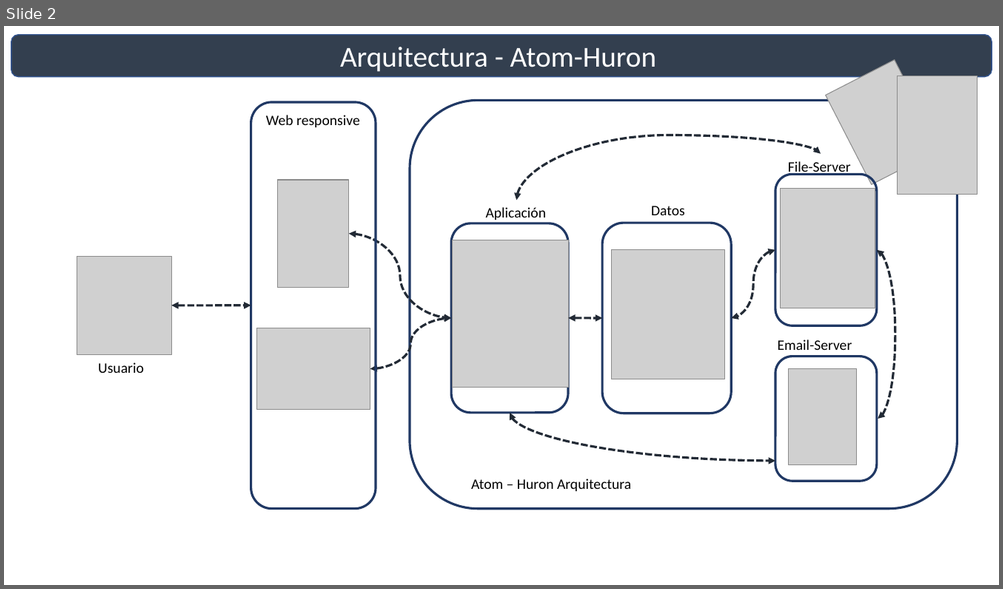
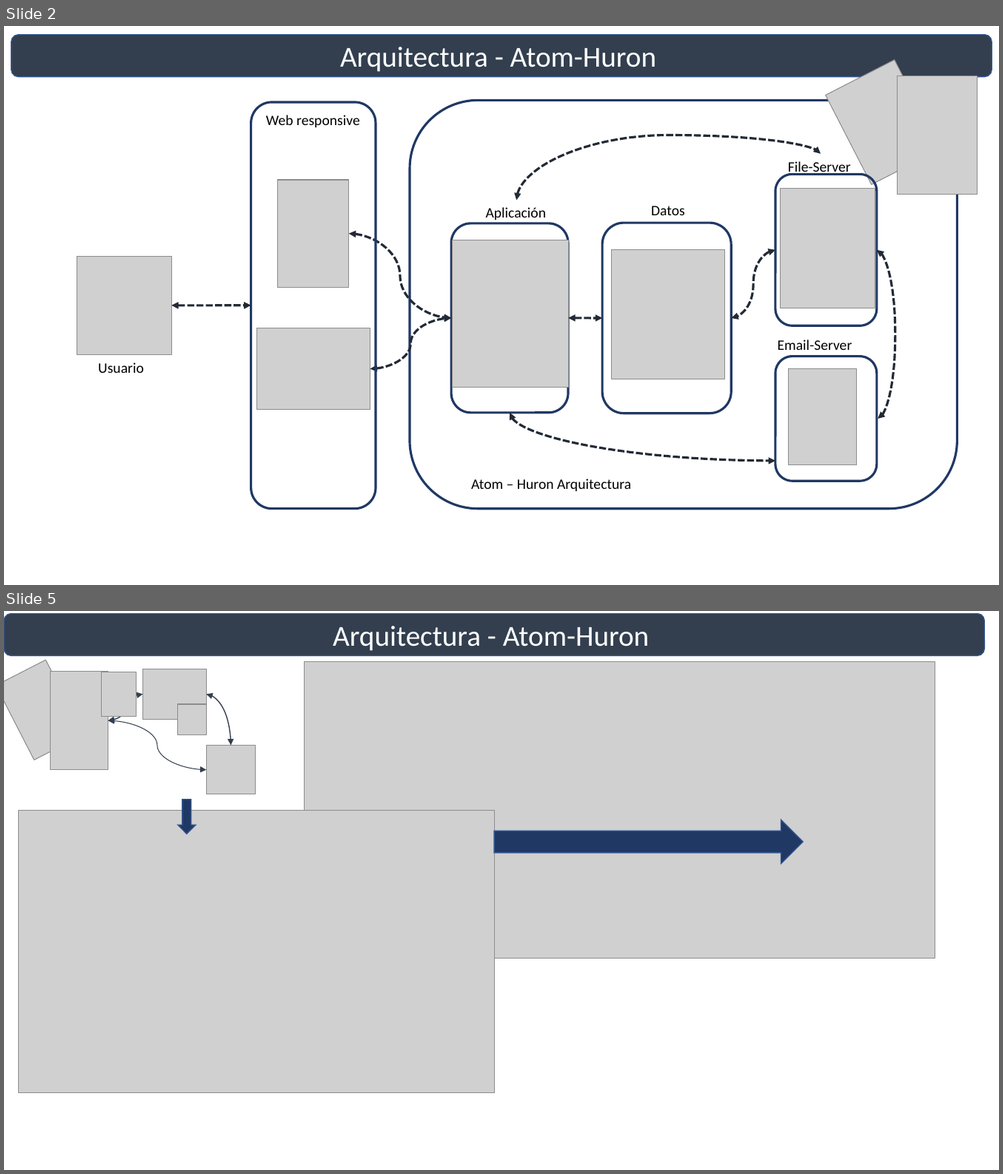
Before and after one commit to FerneyToledo/AtomHuron, a slide deck: Documentación/Sprint 5/MVC - Arquitectura - AtomHuron.pptx. Shown one above the other, each under a label of ours: slide 2 before the commit, slides 2 and 5 after it; the slides between them are not shown. The pictures are 1003x589 and 1003x1174 pixels, drawn with LibreOffice and Linux fonts; fonts in the diff are those of the drawing; grey boxes stand for pictures. Boxes give left, top, right and bottom in pixels: in the first picture for what was removed or moved away, otherwise in the second. Text is boxed around its words. In the diff, an @@ line names an element or a change of style, - is before the commit and + after.

```diff
--- a/Documentación/Sprint 5/MVC - Arquitectura - AtomHuron.pptx
+++ b/Documentación/Sprint 5/MVC - Arquitectura - AtomHuron.pptx
@@ slide 5 added at [4, 611, 999, 1170], background #FFFFFF @@
@@ rounded rectangle added at [4, 613, 984, 655], fill #333F50, outline #325491 1 pt, 28 pt, text #FFFFFF @@
+Arquitectura - Atom-Huron
@@ picture added at [4, 660, 84, 760] @@
@@ picture added at [51, 672, 108, 770] @@
@@ picture added at [102, 672, 136, 717] @@
@@ picture added at [143, 669, 206, 720] @@
@@ picture added at [304, 662, 935, 959] @@
@@ curved double arrow added from (108, 721) to (143, 695), #333F50 1 pt @@
@@ curved double arrow added from (231, 745) to (206, 695), #333F50 1 pt @@
@@ curved double arrow added from (108, 721) to (206, 770), #333F50 0.75 pt @@
@@ picture added at [178, 704, 206, 735] @@
@@ picture added at [206, 745, 256, 795] @@
@@ picture added at [19, 810, 494, 1093] @@
@@ down arrow added at [178, 800, 196, 834], fill #203864, outline #325491 1 pt @@
@@ right arrow added at [494, 820, 803, 864], fill #203864, outline #325491 1 pt @@
```
Also in this commit, not shown: 2 other slides added, 2 other files.
